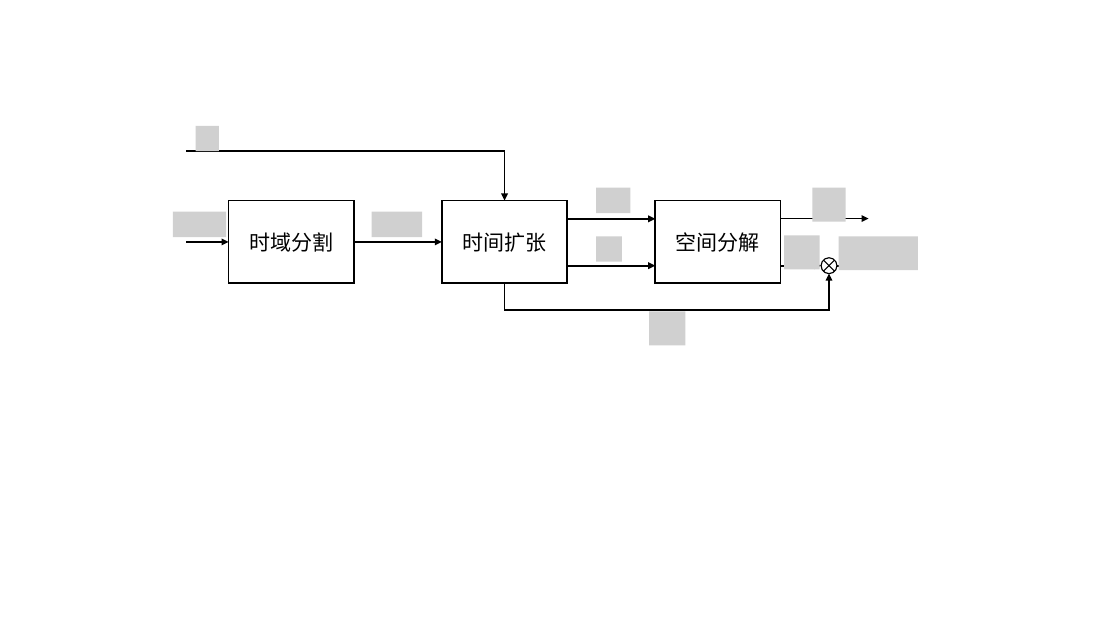
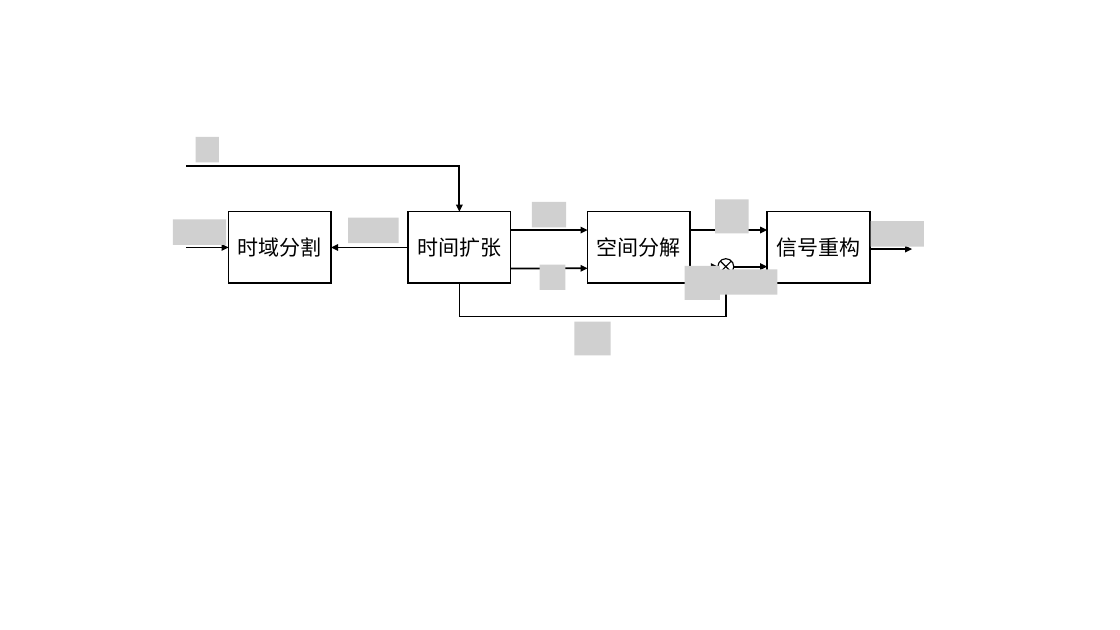
Before and after one commit to liuzhaoming5954/MDL_paper, a slide deck: slide 1 of 计算机仿真投稿/论文作图/信号流图.pptx. Drawn at 1120x630 pixels with LibreOffice and Linux fonts; fonts in the diff are those of the drawing; grey boxes stand for pictures. Boxes give left, top, right and bottom in pixels: in the first picture for what was removed or moved away, otherwise in the second. Text is boxed around its words. In the diff, an @@ line names an element or a change of style, - is before the commit and + after.

Commit message:
完善论文
1、修改算法实现流程，变三步为四步；
2、修改算法信号流图，变三步为四步；

```diff
--- a/计算机仿真投稿/论文作图/信号流图.pptx
+++ b/计算机仿真投稿/论文作图/信号流图.pptx
@@ picture: place and size @@
-picture at (196,126,219,151)
+picture at (196,137,219,162)
@@ elbow arrow moved from (505, 201) - (187, 151) to (460, 212) - (187, 166) @@
@@ picture: place and size @@
-picture at (173,212,226,237)
+picture at (173,219,226,245)
@@ rectangle "时域分割": place and size @@
-rectangle "时域分割" at (229,201,354,284)
+rectangle "时域分割" at (229,212,331,283)
@@ picture: place and size @@
-picture at (372,212,423,237)
+picture at (349,218,399,243)
@@ rectangle "时间扩张": place and size @@
-rectangle "时间扩张" at (442,201,567,284)
+rectangle "时间扩张" at (408,212,511,283)
@@ arrow moved from (567, 218) - (655, 218) to (511, 230) - (587, 230) @@
@@ rectangle "空间分解": place and size @@
-rectangle "空间分解" at (655,201,781,284)
+rectangle "空间分解" at (587,212,690,283)
@@ arrow moved from (781, 218) - (869, 218) to (691, 230) - (767, 230) @@
@@ group removed at (597,188,918,345): 6 pictures @@
@@ group added at (532,199,924,355): 7 pictures, 1 rectangle, 1 arrow @@
+信号重构
@@ arrow moved from (229, 242) - (187, 242) to (229, 248) - (187, 248) @@
@@ arrow moved from (354, 242) - (442, 242) to (331, 248) - (408, 248) @@
@@ arrow (331, 248) - (408, 248): arrowheads changed @@
@@ arrow moved from (567, 266) - (655, 266) to (511, 269) - (587, 268) @@
@@ arrow moved from (781, 266) - (822, 266) to (691, 266) - (718, 266) @@
@@ flow chart summing junction: place and size @@
-flow chart summing junction at (822,258,838,274)
+flow chart summing junction at (718,259,734,275)
@@ arrow moved from (837, 266) - (869, 266) to (734, 266) - (767, 266) @@
@@ elbow arrow moved from (505, 283) - (829, 274) to (460, 283) - (726, 276) @@
```
Also in this commit, not shown: 5 other files.
